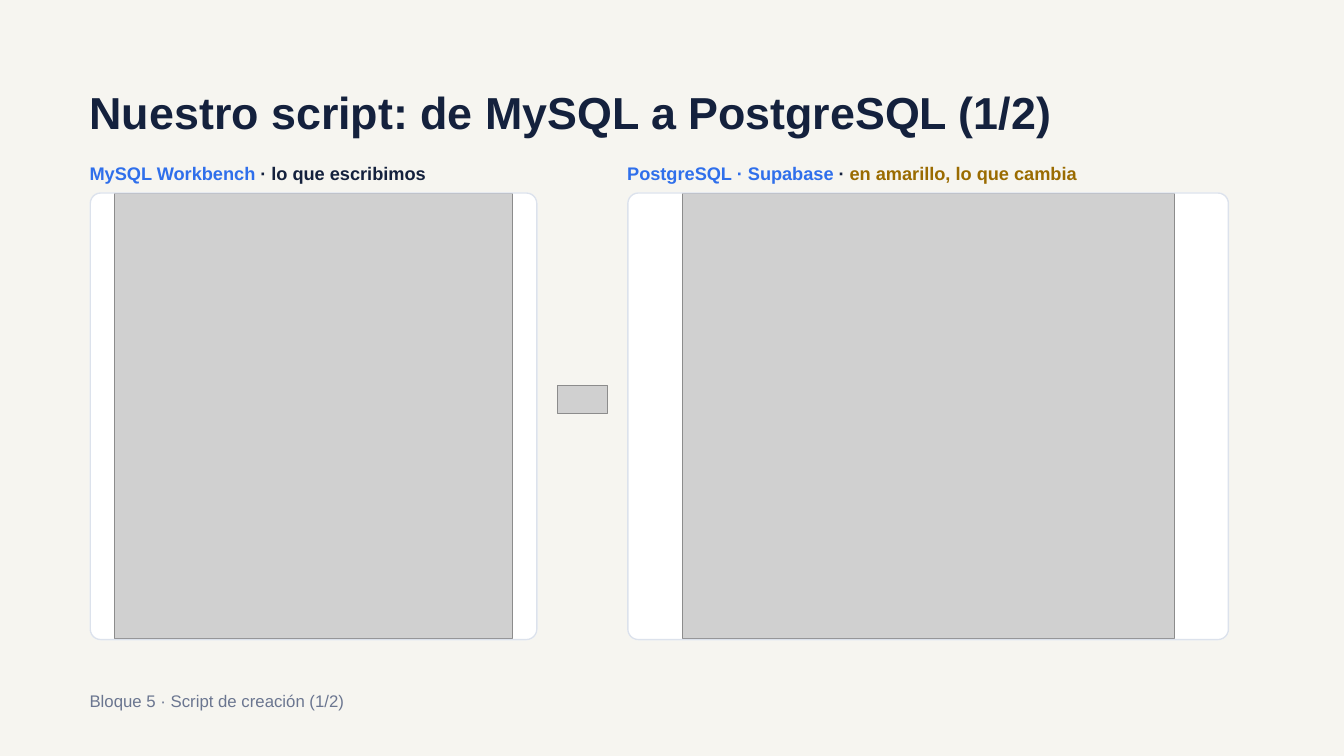
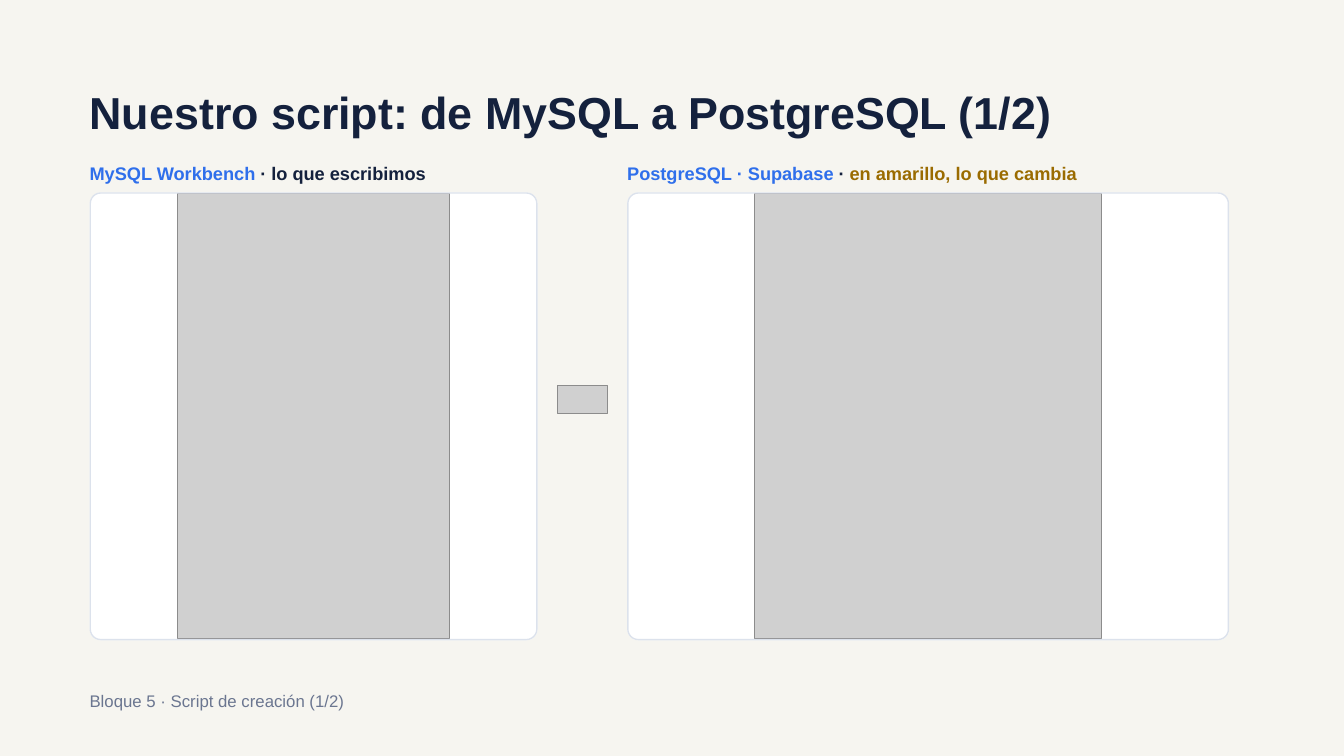
Before and after one commit to palejandra1111-dotcom/ProyectoGrupal-BBDD, a slide deck: slide 13 of docs/Presentacion.pptx. Drawn at 1344x756 pixels with LibreOffice and Linux fonts; fonts in the diff are those of the drawing; grey boxes stand for pictures. Boxes give left, top, right and bottom in pixels: in the first picture for what was removed or moved away, otherwise in the second. Text is boxed around its words. In the diff, an @@ line names an element or a change of style, - is before the commit and + after.

```diff
--- a/docs/Presentacion.pptx
+++ b/docs/Presentacion.pptx
@@ picture: place and size @@
-picture at <box>114,194,513,639</box>
+picture at <box>178,194,450,639</box>
@@ picture: place and size @@
-picture at <box>683,194,1175,639</box>
+picture at <box>755,194,1102,639</box>
```
Also in this commit, not shown: 12 other slides changed, 1 slide added, 1 slide removed, 27 other files.
